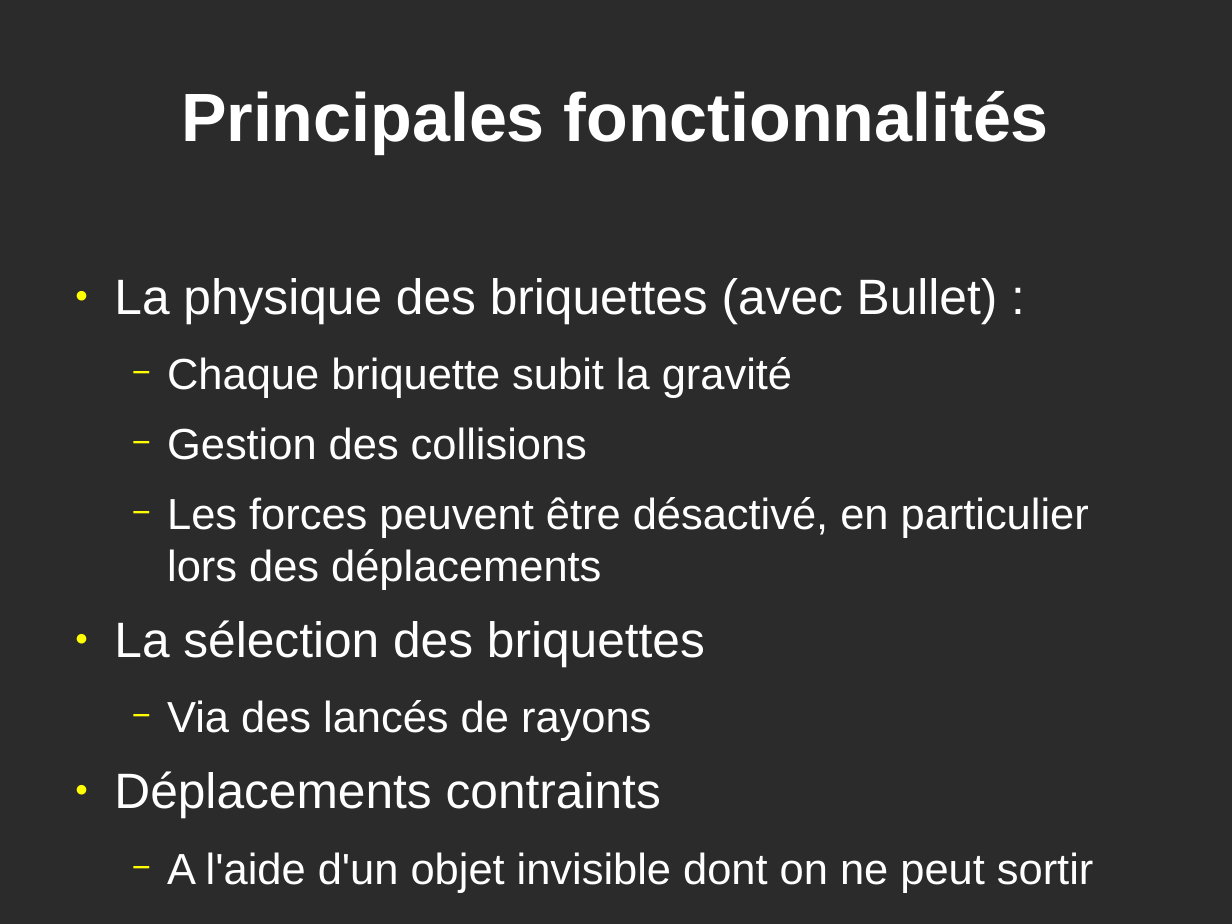
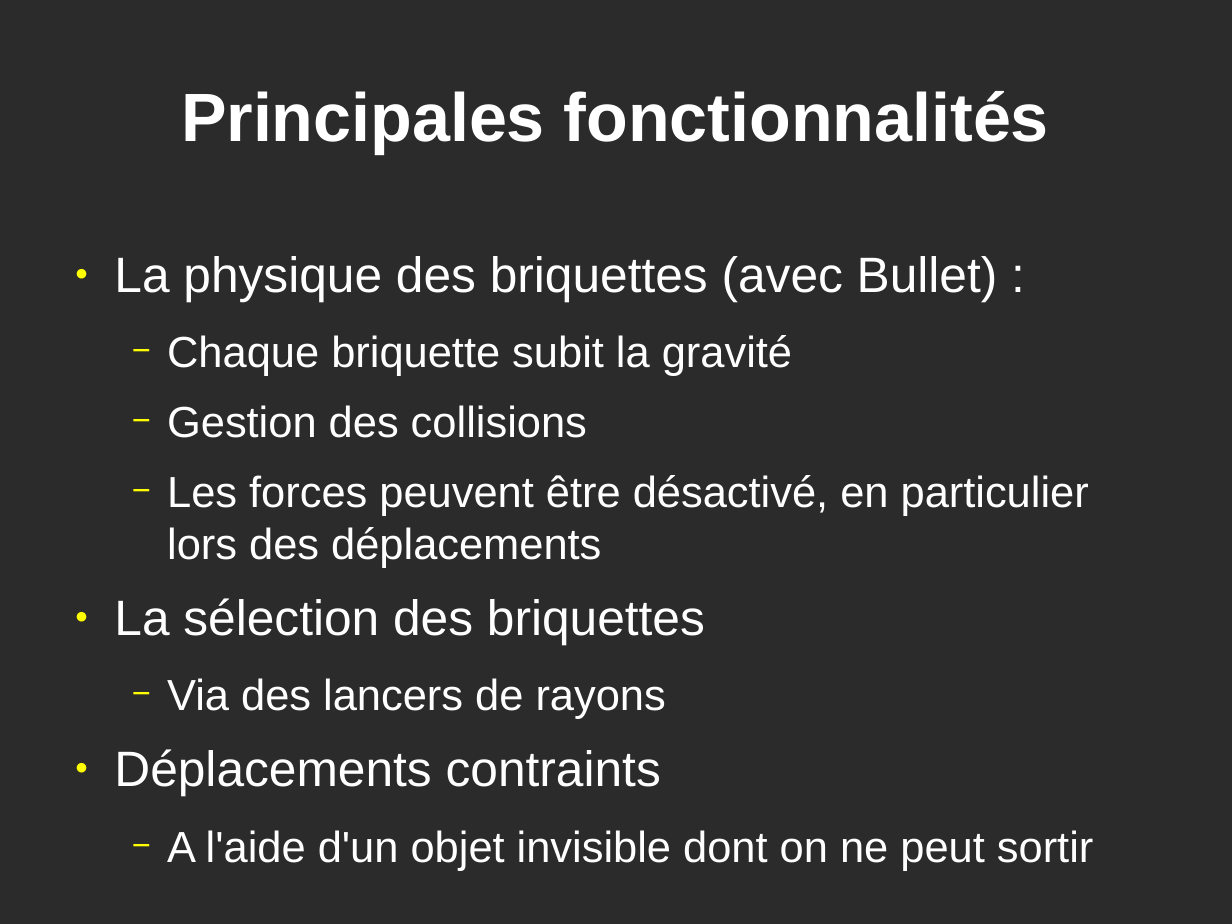
Before and after one commit to GuillaumeSmaha/BriquettePhysique, a slide deck: slide 10 of rapport/presentation/presentation_briquette.odp. Drawn at 1232x924 pixels with LibreOffice and Linux fonts; fonts in the diff are those of the drawing; background and template pictures are left out; a plain dark background stands for a picture behind light text. Boxes give left, top, right and bottom in pixels: in the first picture for what was removed or moved away, otherwise in the second. Text is boxed around its words. In the diff, an @@ line names an element or a change of style, - is before the commit and + after.

```diff
--- a/rapport/presentation/presentation_briquette.odp
+++ b/rapport/presentation/presentation_briquette.odp
@@ text "La physique des briquettes (avec ...": place and size @@
-text "La physique des briquettes (avec ..." at [114, 278, 1093, 893]
+text "La physique des briquettes (avec ..." at [114, 256, 1093, 871]
@@ text at [167, 678, 666, 719]: text changed @@
-  − Via des lancés de rayons
+  − Via des lancers de rayons
```
Also in this commit, not shown: 1 other slide changed, 3 slides added.
